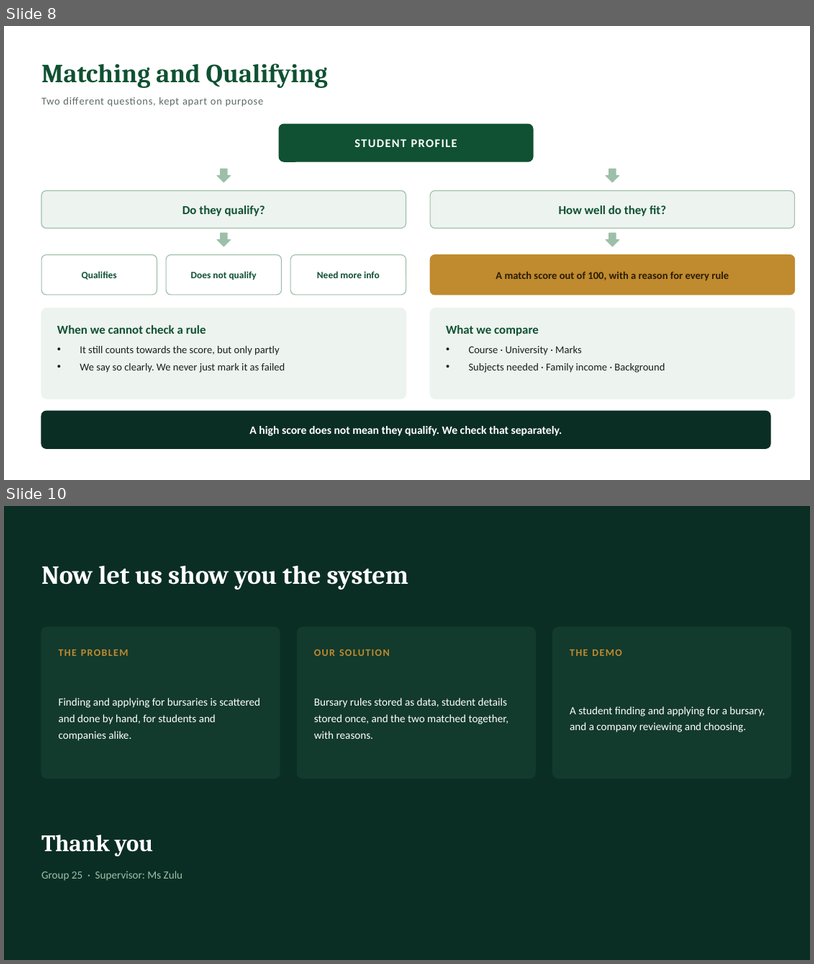
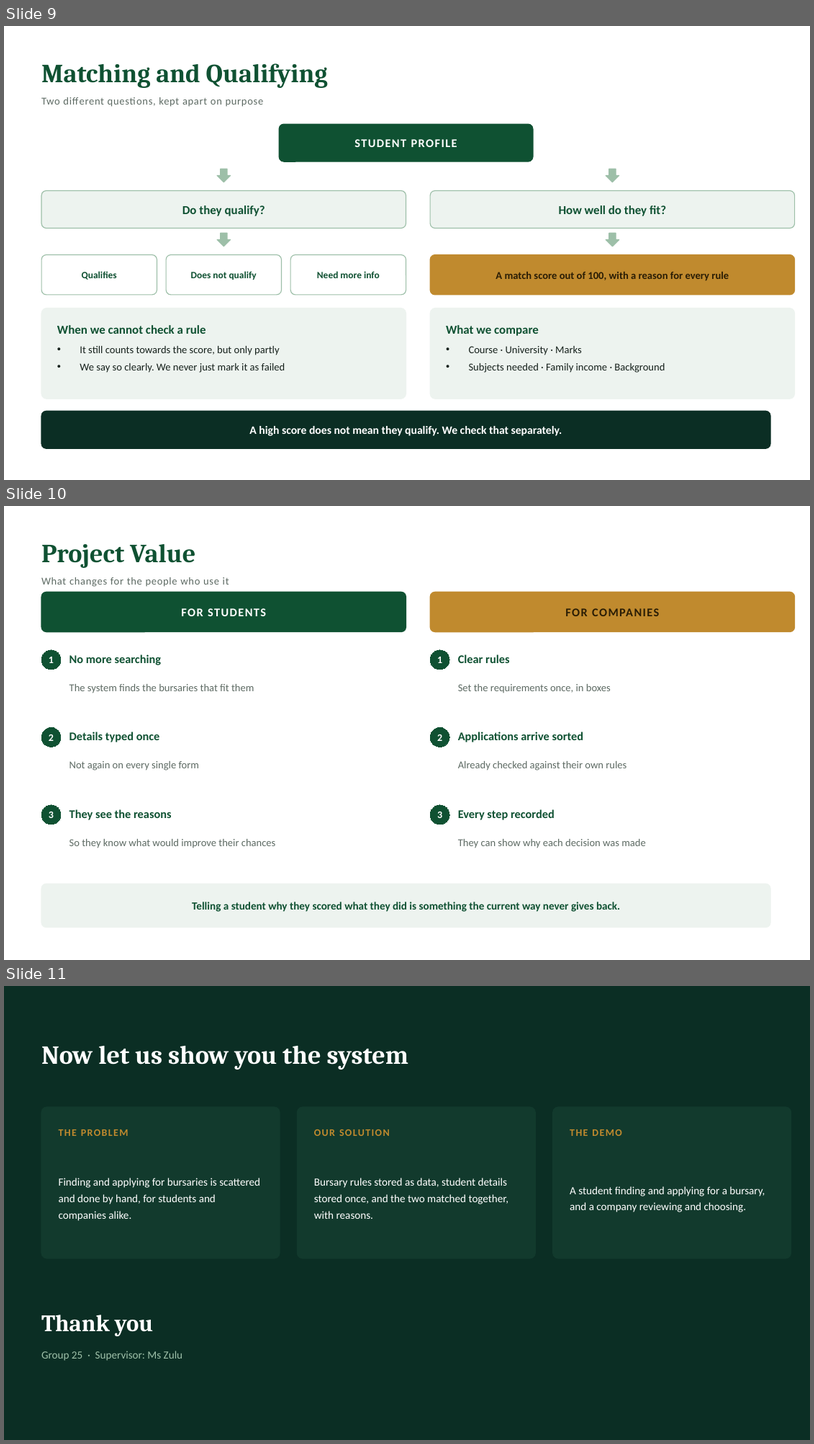
Before and after one commit to SCRIPTMASTER67/cursorBursaryBridge, a slide deck: docs/presentation/Bursary-Bridge_Presentation.pptx. Shown one above the other, each under a label of ours: slides 8 and 10 before the commit, slides 9, 10 and 11 after it; the slides between them are not shown. The pictures are 814x964 and 814x1444 pixels, drawn with LibreOffice and Linux fonts; fonts in the diff are those of the drawing. Boxes give left, top, right and bottom in pixels: in the first picture for what was removed or moved away, otherwise in the second. Text is boxed around its words. In the diff, an @@ line names an element or a change of style, - is before the commit and + after.

```diff
--- a/docs/presentation/Bursary-Bridge_Presentation.pptx
+++ b/docs/presentation/Bursary-Bridge_Presentation.pptx
@@ slide 10 added at [4,506,810,960], background #FFFFFF @@
@@ text added at [41,544,196,568], 31 pt, text #0F5132, bold @@
+Project Value
@@ text added at [41,577,229,587], 12.5 pt, text #5E6B64 @@
+What changes for the people who use it
@@ rounded rectangle added at [41,592,406,632], fill #0F5132, outline #0F5132 1 pt @@
@@ rounded rectangle added at [430,592,795,632], fill #C08A2E, outline #C08A2E 1 pt @@
@@ text added at [181,608,266,616], 14 pt, text #FFFFFF, bold @@
+FOR STUDENTS
@@ text added at [566,608,659,616], 14 pt, text #2A1D05, bold @@
+FOR COMPANIES
@@ ellipse added at [41,650,61,669], fill #0F5132, outline #0F5132 0.75 pt, 12 pt, text #FFFFFF, bold @@
+1
@@ text added at [70,654,162,665], 14 pt, text #0F5132, bold @@
+No more searching
@@ ellipse added at [430,650,450,669], fill #0F5132, outline #0F5132 0.75 pt, 12 pt, text #FFFFFF, bold @@
+1
@@ text added at [458,654,509,663], 14 pt, text #0F5132, bold @@
+Clear rules
@@ text added at [70,684,254,693], 12.5 pt, text #5E6B64 @@
+The system finds the bursaries that fit them
@@ text added at [458,684,611,692], 12.5 pt, text #5E6B64 @@
+Set the requirements once, in boxes
@@ ellipse added at [41,728,61,746], fill #0F5132, outline #0F5132 0.75 pt, 12 pt, text #FFFFFF, bold @@
+2
@@ text added at [70,731,160,742], 14 pt, text #0F5132, bold @@
+Details typed once
@@ ellipse added at [430,728,450,746], fill #0F5132, outline #0F5132 0.75 pt, 12 pt, text #FFFFFF, bold @@
+2
@@ text added at [458,731,584,742], 14 pt, text #0F5132, bold @@
+Applications arrive sorted
@@ text added at [70,761,200,770], 12.5 pt, text #5E6B64 @@
+Not again on every single form
@@ text added at [458,761,627,770], 12.5 pt, text #5E6B64 @@
+Already checked against their own rules
@@ ellipse added at [41,805,61,824], fill #0F5132, outline #0F5132 0.75 pt, 12 pt, text #FFFFFF, bold @@
+3
@@ ellipse added at [430,805,450,824], fill #0F5132, outline #0F5132 0.75 pt, 12 pt, text #FFFFFF, bold @@
+3
@@ text added at [70,809,172,820], 14 pt, text #0F5132, bold @@
+They see the reasons
@@ text added at [458,809,555,820], 14 pt, text #0F5132, bold @@
+Every step recorded
@@ text added at [70,839,276,848], 12.5 pt, text #5E6B64 @@
+So they know what would improve their chances
@@ text added at [458,839,646,848], 12.5 pt, text #5E6B64 @@
+They can show why each decision was made
@@ rounded rectangle added at [41,883,771,927], fill #EDF3EF, outline #EDF3EF 1 pt @@
@@ text added at [192,901,620,911], 13 pt, text #0F5132, bold @@
+Telling a student why they scored what they did is something the current way never gives back.
@@ what was slide 8 is now slide 9 @@
@@ what was slide 10 is now slide 11 @@
```
Also in this commit, not shown: 1 slide changed, 2 other slides added, 2 slides removed.
